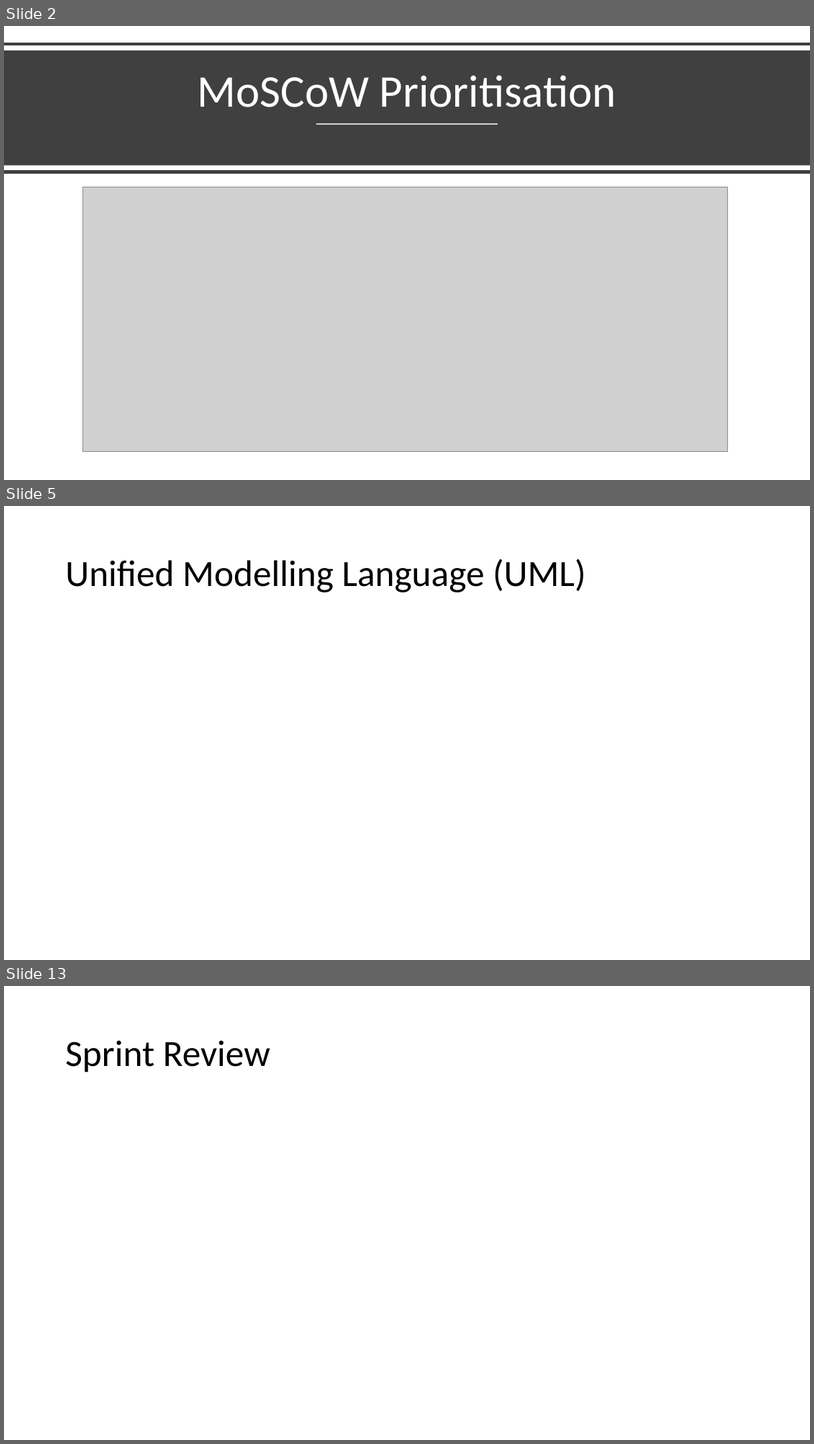
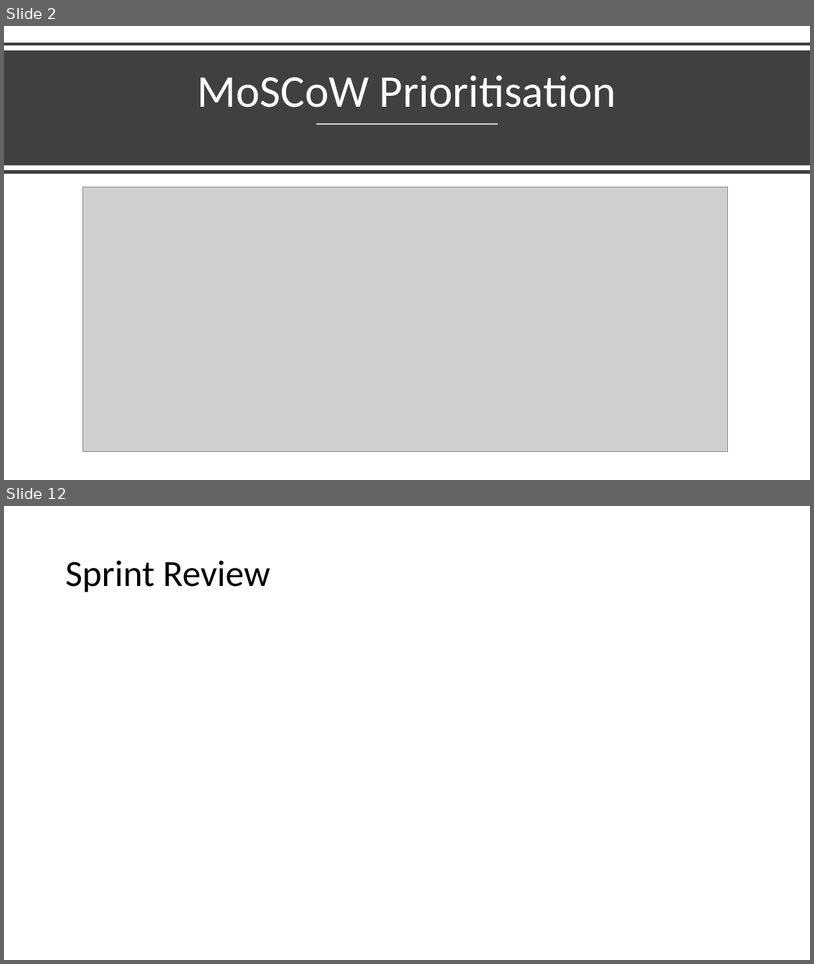
Before and after one commit to Ridwan-Kawsar/IMS-22EnableMay2, a slide deck: Documentation/IMS Presentation.pptx. Shown one above the other, each under a label of ours: slides 2, 5 and 13 before the commit, slides 2 and 12 after it; the slides between them are not shown. The pictures are 814x1444 and 814x964 pixels, drawn with LibreOffice and Linux fonts; fonts in the diff are those of the drawing; grey boxes stand for pictures. Boxes give left, top, right and bottom in pixels: in the first picture for what was removed or moved away, otherwise in the second. Text is boxed around its words. In the diff, an @@ line names an element or a change of style, - is before the commit and + after.

```diff
--- a/Documentation/IMS Presentation.pptx
+++ b/Documentation/IMS Presentation.pptx
@@ slide 5 removed at (4,506,810,960), background #FFFFFF @@
@@ title removed at (65,559,586,592) @@
-Unified Modelling Language (UML)
@@ what was slide 13 is now slide 12 @@
```
Also in this commit, not shown: 5 slides changed, 5 slides added, 5 other slides removed, 1 other file.
